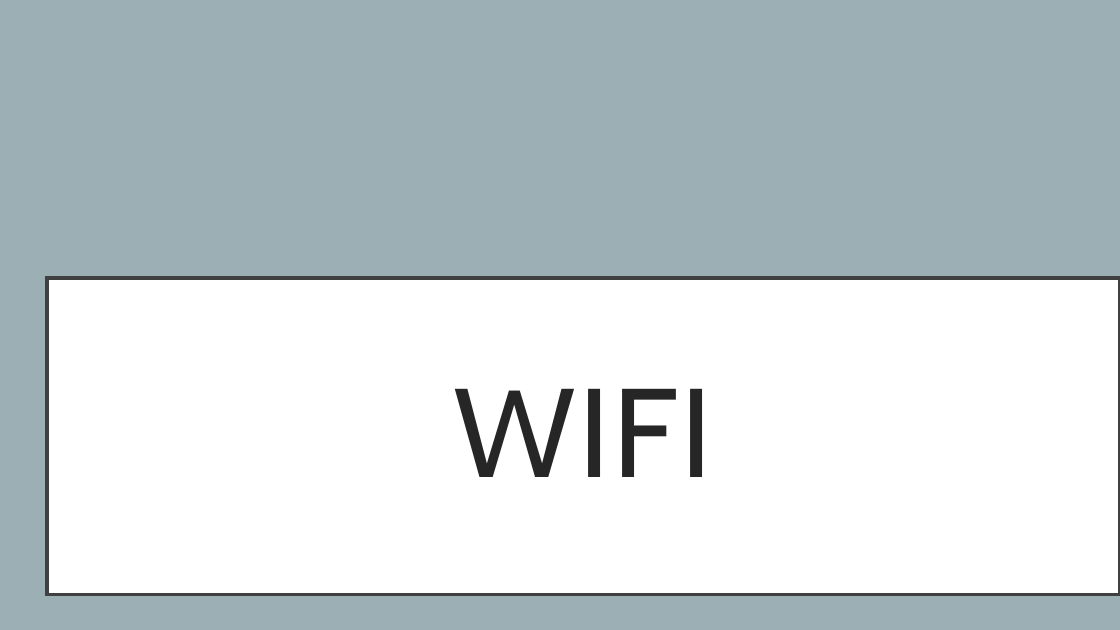
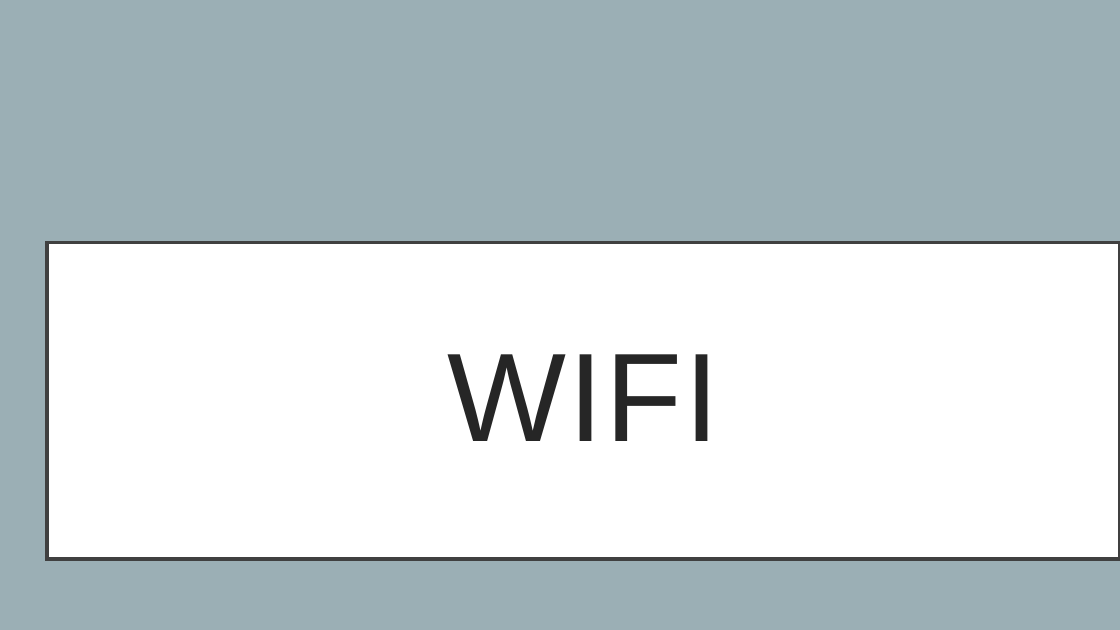
Before and after one commit to proch4zkov4/prezentace-wifi, a slide deck: slide 1 of prochazkova.pptx. Drawn at 1120x630 pixels with LibreOffice and Linux fonts; fonts in the diff are those of the drawing. Boxes give left, top, right and bottom in pixels: in the first picture for what was removed or moved away, otherwise in the second. Text is boxed around its words. In the diff, an @@ line names an element or a change of style, - is before the commit and + after.

```diff
--- a/prochazkova.pptx
+++ b/prochazkova.pptx
@@ title "WIFI": place and size @@
-title "WIFI" at bbox=[47, 278, 1120, 595]
+title "WIFI" at bbox=[47, 242, 1120, 559]
@@ title "WIFI" at bbox=[47, 242, 1120, 559]: font Cabin to Arial @@
```
Also in this commit, not shown: 2 other slides changed, 2 slides added, 2 slides removed.
